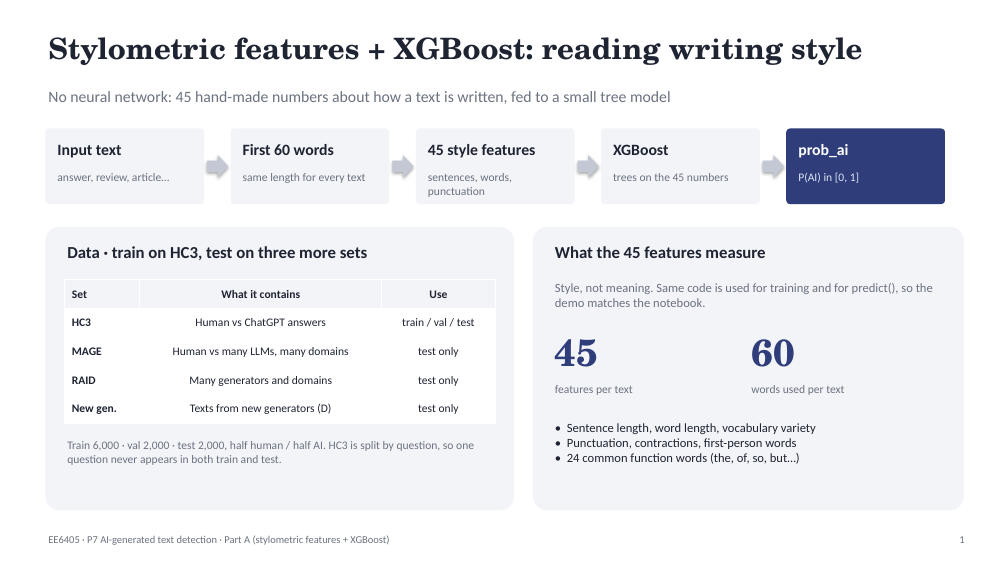
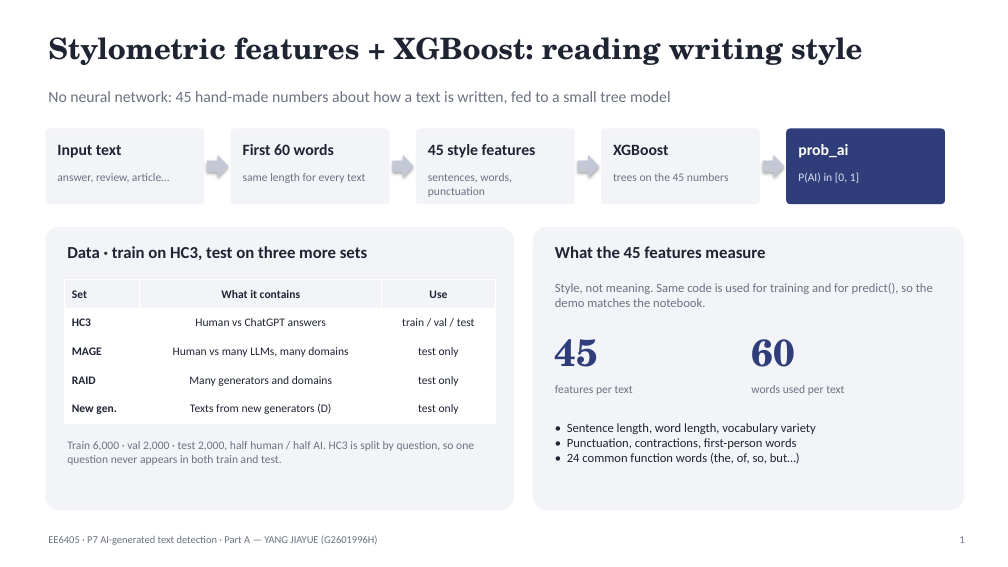
Before and after one commit to ZiyingTeng/AI-Detector, a slide deck: slide 1 of A_others/A_to_F/P7_A_slides.pptx. Drawn at 1008x567 pixels with LibreOffice and Linux fonts; fonts in the diff are those of the drawing. Boxes give left, top, right and bottom in pixels: in the first picture for what was removed or moved away, otherwise in the second. Text is boxed around its words. In the diff, an @@ line names an element or a change of style, - is before the commit and + after.

```diff
--- a/A_others/A_to_F/P7_A_slides.pptx
+++ b/A_others/A_to_F/P7_A_slides.pptx
@@ text at (48, 535, 378, 545): text changed @@
-EE6405 · P7 AI-generated text detection · Part A (stylometric features + XGBoost)
+EE6405 · P7 AI-generated text detection · Part A — YANG JIAYUE (G2601996H)
```
Also in this commit, not shown: 2 other slides changed.
